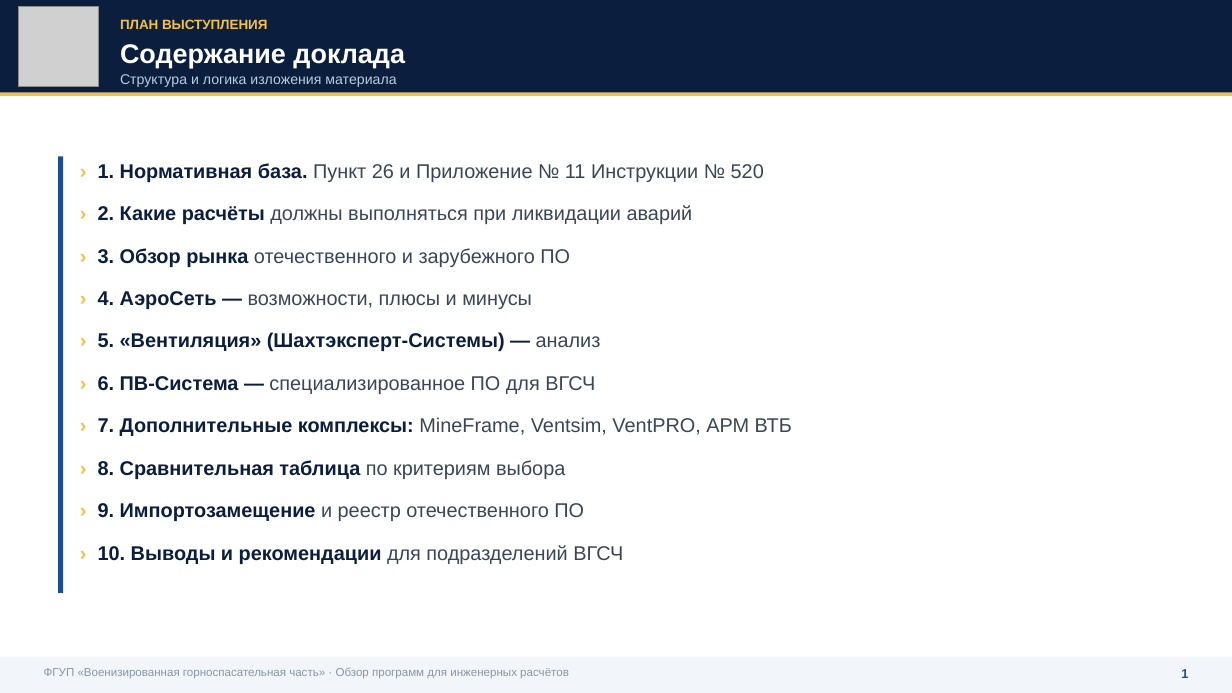
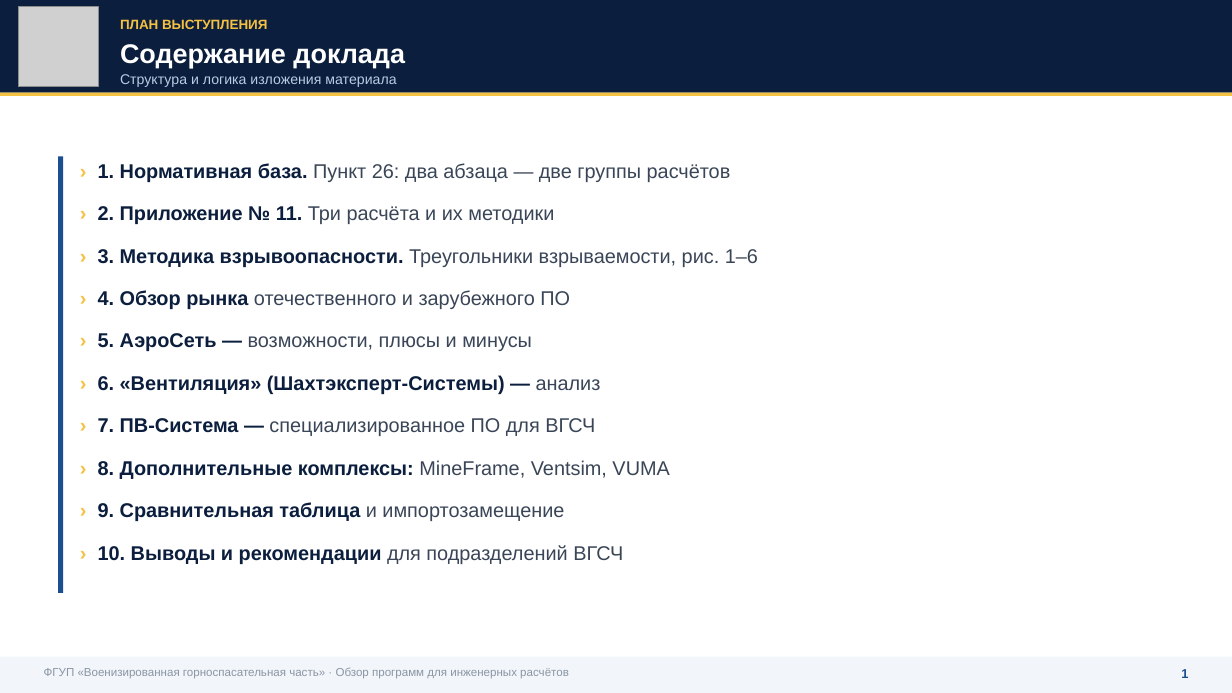
Before and after one commit to pvsistema/ventilation-system-design, a slide deck: slide 2 of public/VGSCH-doklad-PO-inzhenernye-raschety.pptx. Drawn at 1232x693 pixels with LibreOffice and Linux fonts; fonts in the diff are those of the drawing; grey boxes stand for pictures. Boxes give left, top, right and bottom in pixels: in the first picture for what was removed or moved away, otherwise in the second. Text is boxed around its words. In the diff, an @@ line names an element or a change of style, - is before the commit and + after.

```diff
--- a/public/VGSCH-doklad-PO-inzhenernye-raschety.pptx
+++ b/public/VGSCH-doklad-PO-inzhenernye-raschety.pptx
@@ text at bbox=[98, 163, 758, 521]: text changed @@
-› 1. Нормативная база. Пункт 26 и Приложение № 11 Инструкции № 520
-› 2. Какие расчёты должны выполняться при ликвидации аварий
-› 3. Обзор рынка отечественного и зарубежного ПО
-› 4. АэроСеть — возможности, плюсы и минусы
-› 5. «Вентиляция» (Шахтэксперт-Системы) — анализ
-› 6. ПВ-Система — специализированное ПО для ВГСЧ
-› 7. Дополнительные комплексы: MineFrame, Ventsim, VentPRO, АРМ ВТБ
-› 8. Сравнительная таблица по критериям выбора
-› 9. Импортозамещение и реестр отечественного ПО
+› 1. Нормативная база. Пункт 26: два абзаца — две группы расчётов
+› 2. Приложение № 11. Три расчёта и их методики
+› 3. Методика взрывоопасности. Треугольники взрываемости, рис. 1–6
+› 4. Обзор рынка отечественного и зарубежного ПО
+› 5. АэроСеть — возможности, плюсы и минусы
+› 6. «Вентиляция» (Шахтэксперт-Системы) — анализ
+› 7. ПВ-Система — специализированное ПО для ВГСЧ
+› 8. Дополнительные комплексы: MineFrame, Ventsim, VUMA
+› 9. Сравнительная таблица и импортозамещение
```
Also in this commit, not shown: 17 other slides changed, 3 slides added, 1 slide removed.
